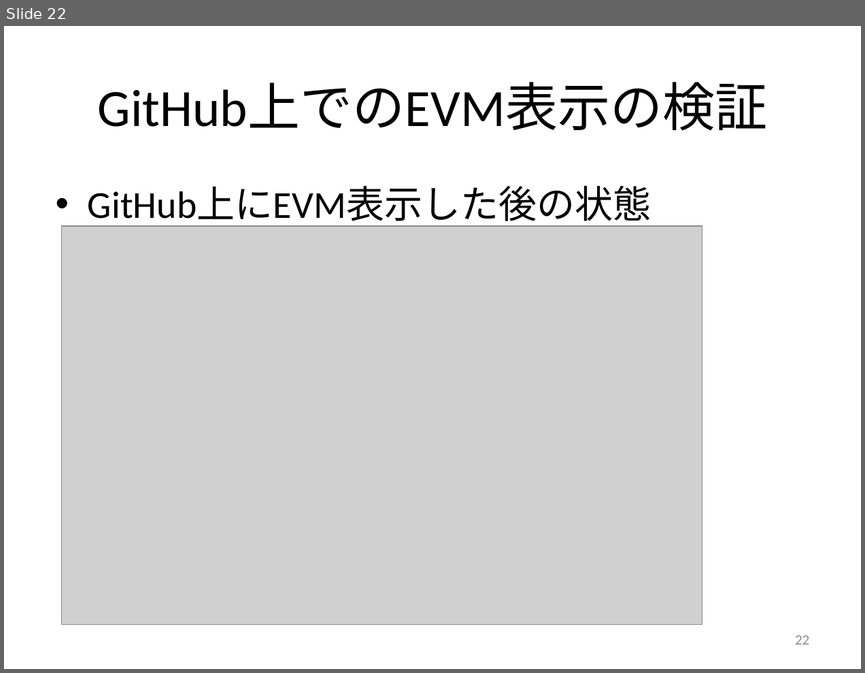
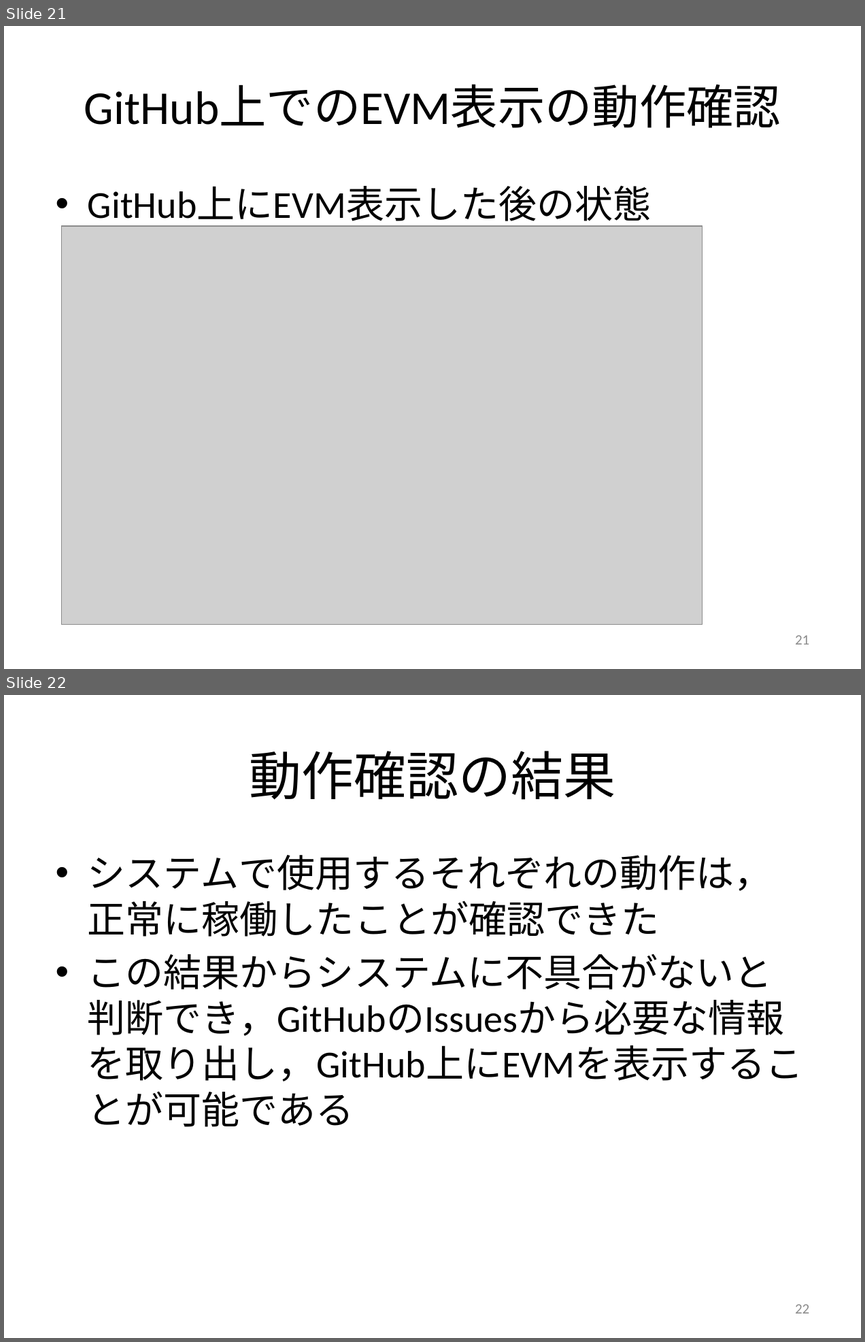
Before and after one commit to keimatsui/kadai, a slide deck: 卒業論文/2012/工藤亮/卒論発表（工藤）.pptx. Shown one above the other, each under a label of ours: slide 22 before the commit, slides 21 and 22 after it. The pictures are 865x673 and 865x1342 pixels, drawn with LibreOffice and Linux fonts; fonts in the diff are those of the drawing; grey boxes stand for pictures. Boxes give left, top, right and bottom in pixels: in the first picture for what was removed or moved away, otherwise in the second. Text is boxed around its words. In the diff, an @@ line names an element or a change of style, - is before the commit and + after.

```diff
--- a/卒業論文/2012/工藤亮/卒論発表（工藤）.pptx
+++ b/卒業論文/2012/工藤亮/卒論発表（工藤）.pptx
@@ slide 22 added at [4,695,861,1338], background #FFFFFF @@
@@ title added at [249,751,615,800], 44 pt, text #000000 @@
+動作確認の結果
@@ text added at [88,855,785,1036], 32 pt, text #000000 @@
+• システムで使用するそれぞれの動作は，正常に稼働したことが確認できた
+• この結果からシステムに不具合がないと判断でき，GitHubのIssuesから必要な情報を取り出し，GitHub上にEVMを表示することが可能である
@@ page number added at [795,1304,809,1313], 12 pt, text #8C8C8C @@
+22
@@ what was slide 22 is now slide 21 @@
@@ slide 21 changed as well @@
@@ title at [84,84,781,128]: text changed; size 44 to 39.6 pt @@
-GitHub上でのEVM表示の検証
+GitHub上でのEVM表示の動作確認
@@ page number at [795,635,809,644]: text changed @@
-22
+21
```
Also in this commit, not shown: 19 other slides changed, 1 other slide added, 1 slide removed.
